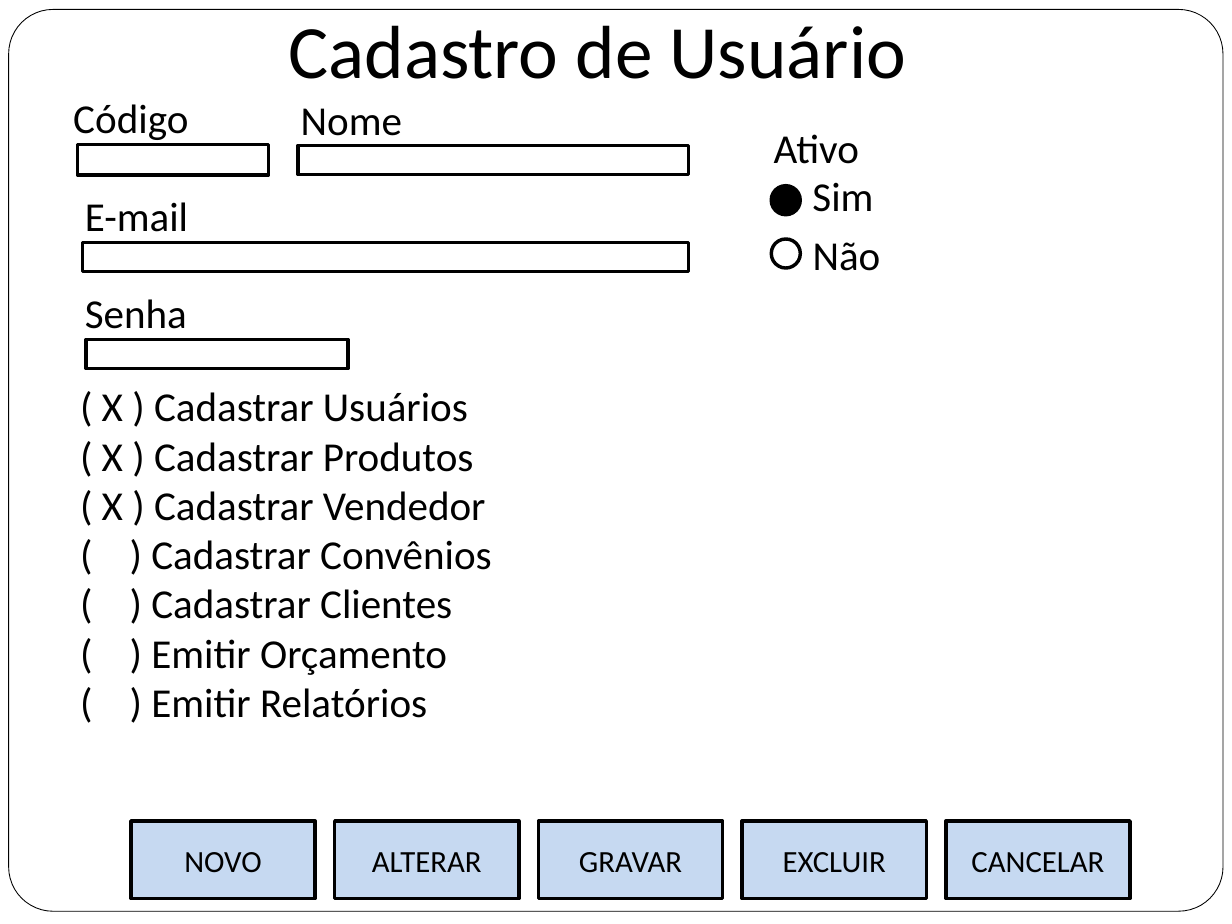
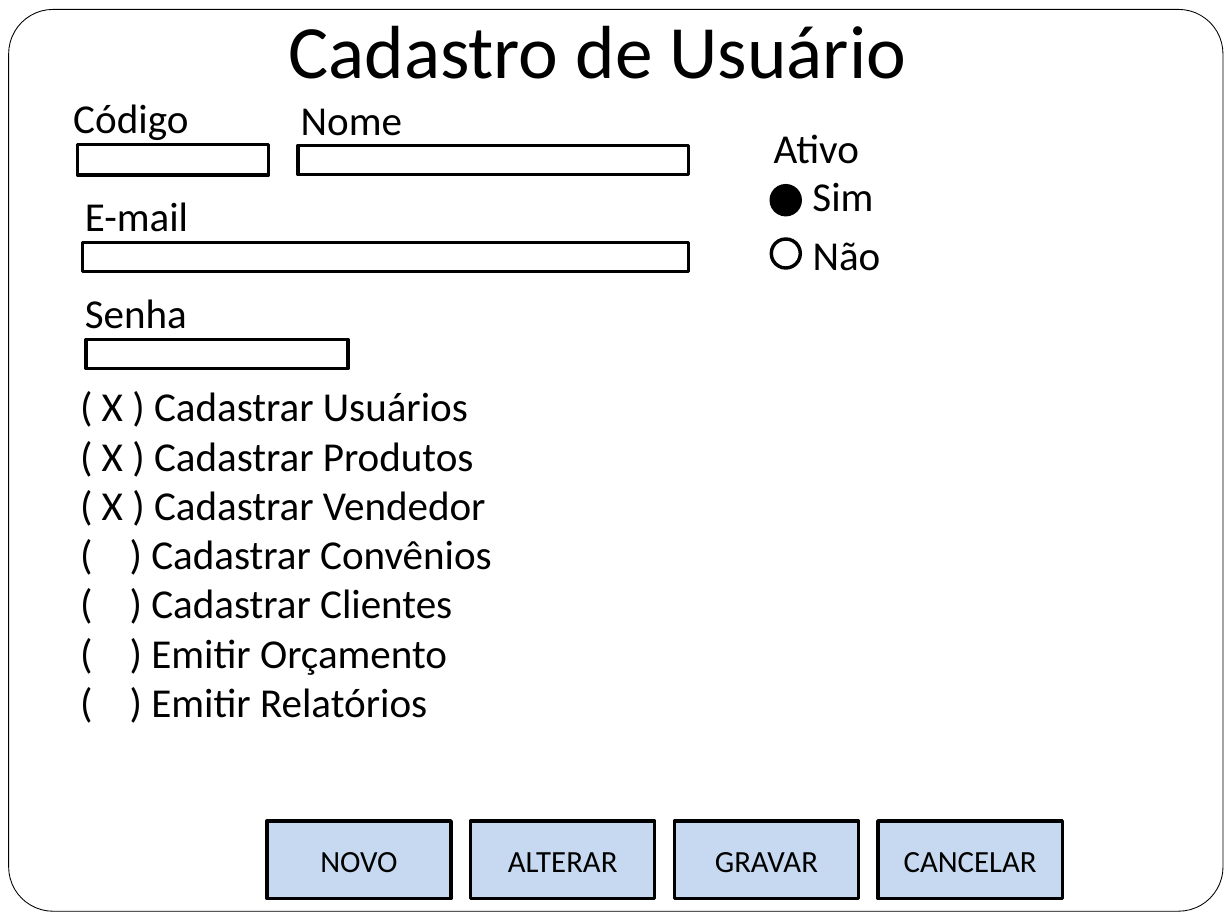
Before and after one commit to flaviochagas/PosGrupo4, a slide deck: slide 3 of Site/site/documentos/prototipos - V_4.0.pptx. Drawn at 1232x924 pixels with LibreOffice and Linux fonts; fonts in the diff are those of the drawing. Boxes give left, top, right and bottom in pixels: in the first picture for what was removed or moved away, otherwise in the second. Text is boxed around its words. In the diff, an @@ line names an element or a change of style, - is before the commit and + after.

```diff
--- a/Site/site/documentos/prototipos - V_4.0.pptx
+++ b/Site/site/documentos/prototipos - V_4.0.pptx
@@ 3 rectangles: place and size @@
-3 rectangles at (131, 821, 723, 898)
+3 rectangles at (267, 821, 859, 898)
@@ rectangle removed at (742, 821, 926, 898) @@
-EXCLUIR
@@ rectangle "CANCELAR": place and size @@
-rectangle "CANCELAR" at (946, 821, 1131, 898)
+rectangle "CANCELAR" at (878, 821, 1063, 898)
```
Also in this commit, not shown: 3 other slides changed, 1 other file.
